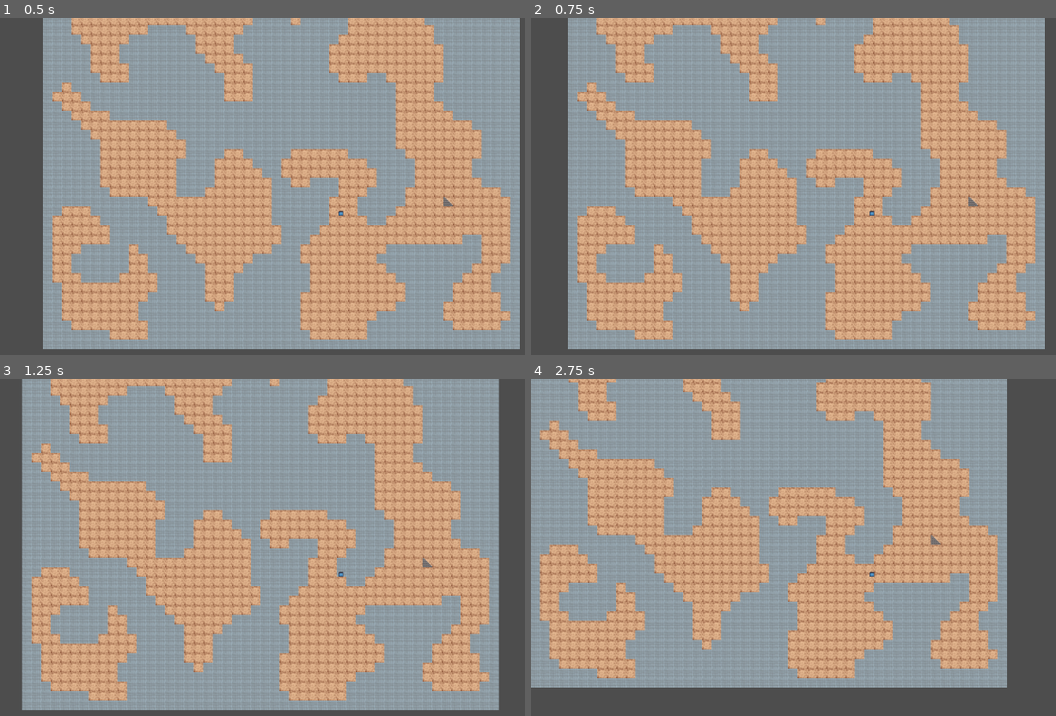
Above: before the commit, frames 1-4 (two rows, left to right).
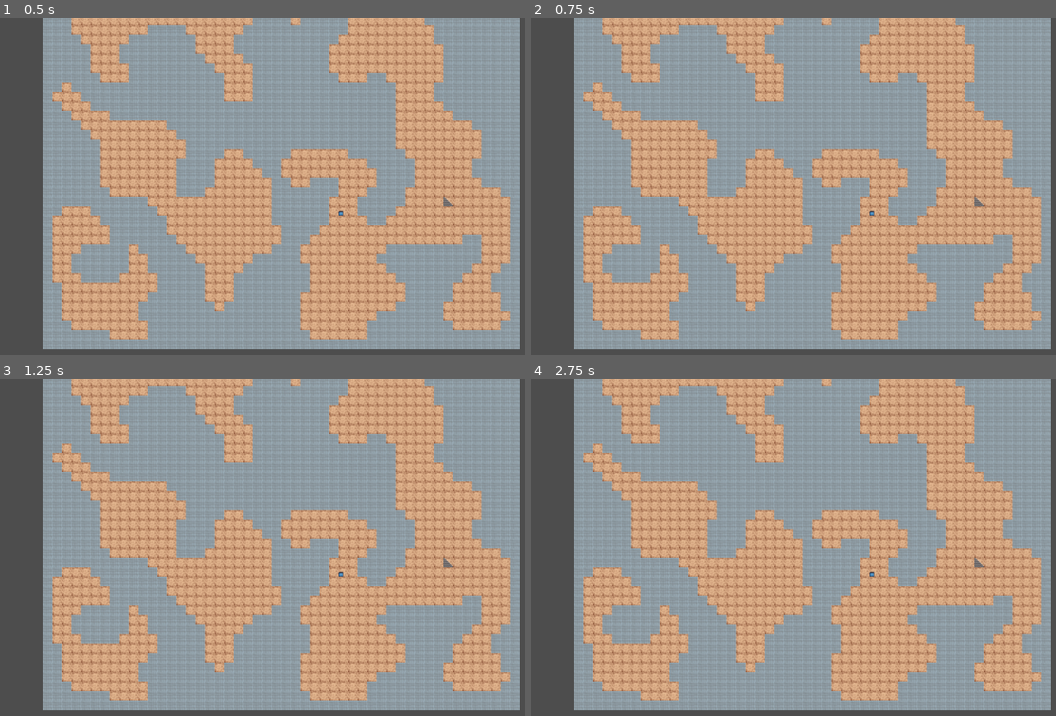
Above: after the commit, the same moments.

Repository: serviux/MysteryDungeon
Game: Godot game, scene res://main.tscn
Same seed, same stepped clock (60 frames per second), same inputs: the game is played once before the commit and once after it. The engine's default icon, where the game draws it, is replaced by a stand-in: a white triangle on a blue panel in a dark square.
Inputs:
- Up to frame 1 (0.5 s): no input
- Up to frame 2 (0.75 s): tap Enter at 0.5 s; hold D (move_right) from 0.53 s (still down)
- Up to frame 3 (1.25 s): keep holding D (move_right)
- Up to frame 4 (2.75 s): release D (move_right) at 1.28 s; hold S (move_down) 1.28-2.03 s; hold D (move_right) from 2.03 s (still down)

Frame 1 is identical in both runs. In frame 2, 17% of the frame differs, in the area x 7-100%, y 0-99%; in frame 3, 37%; in frame 4, 64%, in the area x 0-100%, y 0-99%.

Commit message:
updated player movement WIP

Diff:
--- a/Scripts/Floor/MapGeneration.gd
+++ b/Scripts/Floor/MapGeneration.gd
@@ -55,19 +55,11 @@
 func generate_map():
 
 	_random_fill()
-
-
 	for x in smooth_iterations:
 		smooth_map()
-
 	_fill_border()
-
 	_fill_tiles()
-
 	_find_ground_tiles()
-
-
-
 	set_start_point()
 	_set_end_point()
 
--- a/Scripts/Player/Player.gd
+++ b/Scripts/Player/Player.gd
@@ -3,16 +3,18 @@
 
 
 const SPEED = 100
-var map_generator:Map
+@onready var map_generator:Map = %MapGen
 @onready var CONSTANTS:GameConstants = %CONSTANTS
-signal move(Direction)
+signal move(Direction:GameConstants.DIRECTION)
+signal moved(map_coords:Vector2i)
+
 
 func _ready() -> void:
 	pass
 
 
 func _physics_process(delta):
-	_test_movement(delta)
+	_movement()
 
 
 func _movement():
@@ -48,3 +50,43 @@
 
 func _on_start_point_set(pos:Vector2i):
 	position = pos
+
+
+func _on_move(Direction: GameConstants.DIRECTION) -> void:
+	#get current position of player on the map
+	var ground_layer = map_generator.tile_map_layers[CONSTANTS.TILE_IDX.GROUND]
+	var map_pos = ground_layer.local_to_map(position)
+	print("Current Player position x: %s y: %s" %[map_pos.x, map_pos.y] )
+	print("Current Player Direction: %s" %[GameConstants.DIRECTION.keys()[Direction]] )
+
+	var movement = Vector2i.ZERO
+
+	match Direction:
+		CONSTANTS.DIRECTION.NORTH:
+			movement = Vector2i(0, -1)
+		CONSTANTS.DIRECTION.NORTH_EAST:
+			movement = Vector2i(1, -1)
+		CONSTANTS.DIRECTION.EAST:
+			movement = Vector2i(1, 0)
+		CONSTANTS.DIRECTION.SOUTH_EAST:
+			movement = Vector2i(1, 1)
+		CONSTANTS.DIRECTION.SOUTH:
+			movement = Vector2i(0,1)
+		CONSTANTS.DIRECTION.SOUTH_WEST:
+			movement = Vector2i(-1, 1)
+		CONSTANTS.DIRECTION.WEST:
+			movement = Vector2i(-1, 0)
+		CONSTANTS.DIRECTION.NORTH_WEST:
+			movement = Vector2i(-1,-1)
+
+
+
+
+
+
+func is_tile_walkable(point:Vector2i):
+	var tile = map_generator.map[point.x][point.y]
+
+	if tile == CONSTANTS.GROUND:
+		return true
+	return false
--- a/main.tscn
+++ b/main.tscn
@@ -14,5 +14,8 @@
 z_index = 10
 
 [node name="MapGen" type="Node2D" parent="."]
+unique_name_in_owner = true
 script = ExtResource("4_cd8rq")
 fill_percent = 50
+
+[connection signal="move" from="Player" to="Player" method="_on_move"]
Binary file added: Assets/rust_mountain.aseprite
